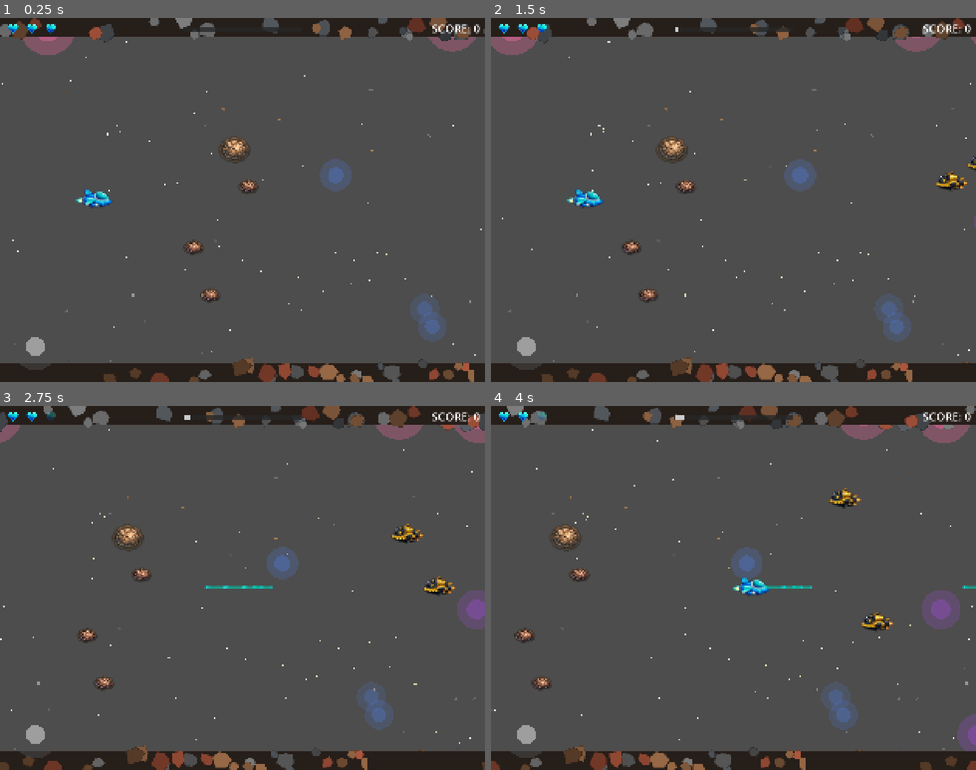
Above: before the commit, frames 1-4 (two rows, left to right).
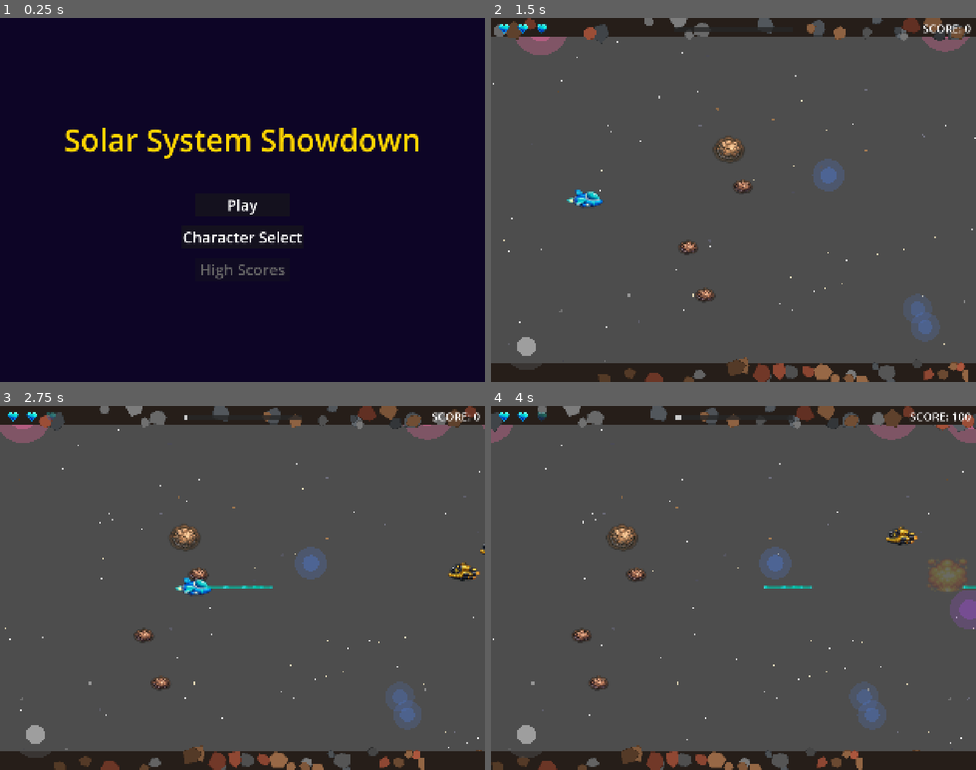
Above: after the commit, the same moments.

Repository: mattzollinhofer/space_scroller
Game: Godot game, scene res://scenes/ui/main_menu.tscn
Same seed, same stepped clock (60 frames per second), same inputs: the game is played once before the commit and once after it. Before the commit the project starts from res://scenes/main.tscn.
Inputs (mouse positions are in pixels of both pictures, inside the frame that each line leads up to):
- Up to frame 1 (0.25 s): no input
- Up to frame 2 (1.5 s): click (733, 236) at 0.5 s, where only the run after the commit has a clickable "Character Select"; click (733, 203) at 1.25 s, where only the run after the commit has a clickable "Play"
- Up to frame 3 (2.75 s): tap Enter at 2 s; move the mouse to (349, 569) at 2.02 s; hold D (move_right) from 2.03 s (still down); hold Space (shoot) from 2.03 s (still down); click (349, 569) at 2.17 s
- Up to frame 4 (4 s): release D (move_right) at 2.75 s; release Space (shoot) at 2.75 s; drag from (636, 606) to (592, 682) at 2.77 s; move the mouse to (782, 507) at 3.52 s; hold D (move_right) from 3.53 s (still down); hold Space (shoot) from 3.53 s (still down)

The runs differ from the first frame. In frame 1, 100% of the frame differs, in the area x 0-100%, y 0-100%; in frame 2, 9.0%; in frame 3, 10%; in frame 4, 12%.

Commit message:
Add main menu as game entry point with Play button
Game now launches to a main menu screen instead of directly to gameplay.
The main menu displays the game title "Solar System Showdown" with Play,
Character Select (pending), and High Scores (disabled placeholder) buttons.
Pressing Play transitions to the gameplay scene.

- Created main_menu.tscn with space-themed dark purple background
- Created main_menu.gd with scene transition handler
- Updated project.godot to use main menu as run/main_scene
- Added integration test for main menu UI elements

🤖 Generated with [Claude Code](https://claude.com/claude-code)

Co-Authored-By: Claude Opus 4.5 <noreply@anthropic.com>

Diff:
--- a/project.godot
+++ b/project.godot
@@ -11,7 +11,7 @@
 [application]
 
 config/name="Solar System Showdown"
-run/main_scene="res://scenes/main.tscn"
+run/main_scene="res://scenes/ui/main_menu.tscn"
 config/features=PackedStringArray("4.5", "Forward Plus")
 config/icon="res://icon.svg"
 
--- /dev/null
+++ b/scenes/ui/main_menu.tscn
@@ -0,0 +1,77 @@
+[gd_scene load_steps=2 format=3 uid="uid://cmain_menu_scene"]
+
+[ext_resource type="Script" path="res://scripts/ui/main_menu.gd" id="1_main_menu"]
+
+[node name="MainMenu" type="Control"]
+layout_mode = 3
+anchors_preset = 15
+anchor_right = 1.0
+anchor_bottom = 1.0
+grow_horizontal = 2
+grow_vertical = 2
+script = ExtResource("1_main_menu")
+
+[node name="Background" type="ColorRect" parent="."]
+layout_mode = 1
+anchors_preset = 15
+anchor_right = 1.0
+anchor_bottom = 1.0
+grow_horizontal = 2
+grow_vertical = 2
+color = Color(0.05, 0.02, 0.15, 1)
+
+[node name="CenterContainer" type="CenterContainer" parent="."]
+layout_mode = 1
+anchors_preset = 15
+anchor_right = 1.0
+anchor_bottom = 1.0
+grow_horizontal = 2
+grow_vertical = 2
+
+[node name="VBoxContainer" type="VBoxContainer" parent="CenterContainer"]
+layout_mode = 2
+theme_override_constants/separation = 40
+
+[node name="TitleLabel" type="Label" parent="CenterContainer/VBoxContainer"]
+layout_mode = 2
+theme_override_colors/font_color = Color(1, 0.84, 0, 1)
+theme_override_font_sizes/font_size = 128
+text = "Solar System Showdown"
+horizontal_alignment = 1
+vertical_alignment = 1
+
+[node name="Spacer" type="Control" parent="CenterContainer/VBoxContainer"]
+custom_minimum_size = Vector2(0, 60)
+layout_mode = 2
+
+[node name="PlayButton" type="Button" parent="CenterContainer/VBoxContainer"]
+custom_minimum_size = Vector2(400, 80)
+layout_mode = 2
+size_flags_horizontal = 4
+theme_override_colors/font_color = Color(1, 1, 1, 1)
+theme_override_colors/font_hover_color = Color(1, 0.84, 0, 1)
+theme_override_font_sizes/font_size = 64
+text = "Play"
+
+[node name="CharacterSelectButton" type="Button" parent="CenterContainer/VBoxContainer"]
+custom_minimum_size = Vector2(400, 80)
+layout_mode = 2
+size_flags_horizontal = 4
+theme_override_colors/font_color = Color(1, 1, 1, 1)
+theme_override_colors/font_hover_color = Color(1, 0.84, 0, 1)
+theme_override_font_sizes/font_size = 64
+text = "Character Select"
+
+[node name="HighScoresButton" type="Button" parent="CenterContainer/VBoxContainer"]
+custom_minimum_size = Vector2(400, 80)
+layout_mode = 2
+size_flags_horizontal = 4
+disabled = true
+theme_override_colors/font_color = Color(0.5, 0.5, 0.5, 1)
+theme_override_colors/font_disabled_color = Color(0.4, 0.4, 0.4, 1)
+theme_override_font_sizes/font_size = 64
+text = "High Scores"
+
+[connection signal="pressed" from="CenterContainer/VBoxContainer/PlayButton" to="." method="_on_play_button_pressed"]
+[connection signal="pressed" from="CenterContainer/VBoxContainer/CharacterSelectButton" to="." method="_on_character_select_button_pressed"]
+[connection signal="pressed" from="CenterContainer/VBoxContainer/HighScoresButton" to="." method="_on_high_scores_button_pressed"]
--- /dev/null
+++ b/scripts/ui/main_menu.gd
@@ -0,0 +1,25 @@
+extends Control
+## Main menu screen displayed when the game launches.
+## Provides buttons to start gameplay, access character selection, and view high scores.
+
+
+## Called when the node enters the scene tree for the first time.
+func _ready() -> void:
+	pass
+
+
+## Handle Play button pressed - start gameplay
+func _on_play_button_pressed() -> void:
+	get_tree().call_deferred("change_scene_to_file", "res://scenes/main.tscn")
+
+
+## Handle Character Selection button pressed
+func _on_character_select_button_pressed() -> void:
+	# TODO: Implement in Slice 3
+	pass
+
+
+## Handle High Scores button pressed (placeholder)
+func _on_high_scores_button_pressed() -> void:
+	# Placeholder - awaiting Score System feature
+	pass
--- /dev/null
+++ b/tests/test_main_menu.gd
@@ -0,0 +1,135 @@
+extends Node2D
+## Integration test: Main menu displays on launch with Play button that starts gameplay
+## Run this scene to verify main menu functionality works end-to-end.
+
+var _test_passed: bool = false
+var _test_failed: bool = false
+var _failure_reason: String = ""
+
+
+func _ready() -> void:
+	print("=== Test: Main Menu Display and Play Button ===")
+
+	# Load main menu scene
+	var menu_scene = load("res://scenes/ui/main_menu.tscn")
+	if not menu_scene:
+		_fail("Could not load main menu scene at res://scenes/ui/main_menu.tscn")
+		return
+
+	var main_menu = menu_scene.instantiate()
+	add_child(main_menu)
+
+	# Check for title label
+	var title_label = _find_node_by_type_and_text(main_menu, "Label", "Solar System Showdown")
+	if not title_label:
+		title_label = _find_node_by_name(main_menu, "TitleLabel")
+		if not title_label:
+			title_label = _find_node_by_name(main_menu, "Title")
+
+	if not title_label:
+		_fail("Title label not found in main menu")
+		return
+
+	print("Title label found: %s" % title_label.text if title_label is Label else "found")
+
+	# Find Play button
+	var play_button = _find_button_by_text(main_menu, "Play")
+	if not play_button:
+		play_button = _find_node_by_name(main_menu, "PlayButton") as Button
+
+	if not play_button:
+		_fail("Play button not found in main menu")
+		return
+
+	print("Play button found and visible: %s" % play_button.visible)
+
+	# Check for High Scores button (should be disabled)
+	var high_scores_button = _find_button_by_text(main_menu, "High Scores")
+	if not high_scores_button:
+		high_scores_button = _find_node_by_name(main_menu, "HighScoresButton") as Button
+
+	if high_scores_button:
+		if not high_scores_button.disabled:
+			_fail("High Scores button should be disabled (placeholder)")
+			return
+		print("High Scores button found and disabled (placeholder)")
+	else:
+		_fail("High Scores button not found in main menu")
+		return
+
+	# Check for Character Selection button
+	var char_select_button = _find_button_by_text(main_menu, "Character")
+	if not char_select_button:
+		char_select_button = _find_node_by_name(main_menu, "CharacterSelectButton") as Button
+
+	if char_select_button:
+		print("Character Selection button found")
+	else:
+		_fail("Character Selection button not found in main menu")
+		return
+
+	# Verify main menu script has the correct method for Play button
+	if not main_menu.has_method("_on_play_button_pressed"):
+		_fail("Main menu missing _on_play_button_pressed method")
+		return
+
+	print("Play button handler method exists")
+
+	# Verify the Play button is connected
+	if not play_button.pressed.is_connected(main_menu._on_play_button_pressed):
+		_fail("Play button not connected to _on_play_button_pressed")
+		return
+
+	print("Play button is properly connected to handler")
+
+	# All checks passed
+	_pass()
+
+
+func _find_node_by_name(root: Node, node_name: String) -> Node:
+	if root.name == node_name:
+		return root
+	for child in root.get_children():
+		var found = _find_node_by_name(child, node_name)
+		if found:
+			return found
+	return null
+
+
+func _find_node_by_type_and_text(root: Node, type_name: String, text_contains: String) -> Node:
+	if root.get_class() == type_name or root is Label:
+		if root is Label and text_contains.to_lower() in root.text.to_lower():
+			return root
+	for child in root.get_children():
+		var found = _find_node_by_type_and_text(child, type_name, text_contains)
+		if found:
+			return found
+	return null
+
+
+func _find_button_by_text(root: Node, text_contains: String) -> Button:
+	if root is Button:
+		if text_contains.to_lower() in root.text.to_lower():
+			return root
+	for child in root.get_children():
+		var found = _find_button_by_text(child, text_contains)
+		if found:
+			return found
+	return null
+
+
+func _pass() -> void:
+	_test_passed = true
+	print("=== TEST PASSED ===")
+	print("Main menu displays correctly with all required UI elements.")
+	await get_tree().create_timer(0.5).timeout
+	get_tree().quit(0)
+
+
+func _fail(reason: String) -> void:
+	_test_failed = true
+	_failure_reason = reason
+	print("=== TEST FAILED ===")
+	print("Reason: %s" % reason)
+	await get_tree().create_timer(0.5).timeout
+	get_tree().quit(1)
--- /dev/null
+++ b/tests/test_main_menu.tscn
@@ -0,0 +1,6 @@
+[gd_scene load_steps=2 format=3 uid="uid://ctest_main_menu"]
+
+[ext_resource type="Script" path="res://tests/test_main_menu.gd" id="1_test"]
+
+[node name="TestMainMenu" type="Node2D"]
+script = ExtResource("1_test")
Not shown, changed: agent-os/specs/2025-12-30-9-game-ui/tasks.md
